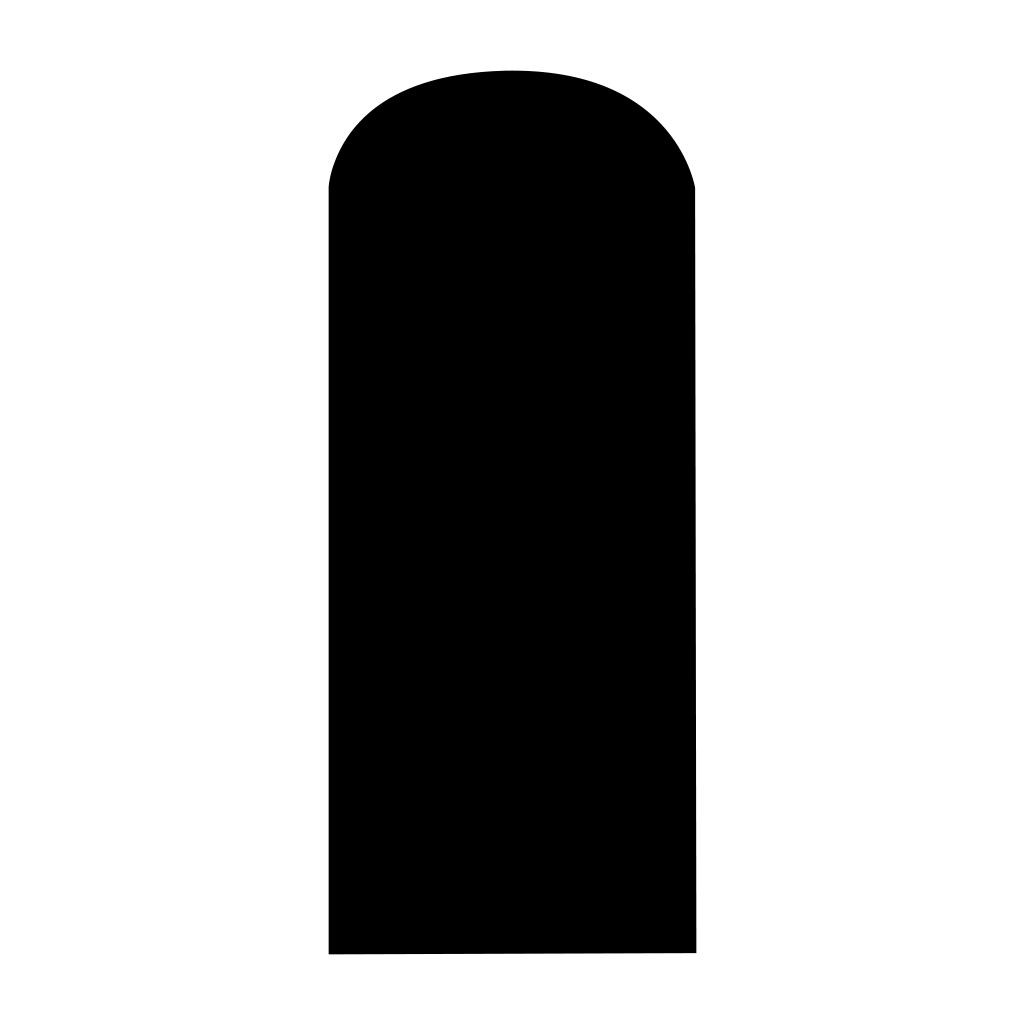
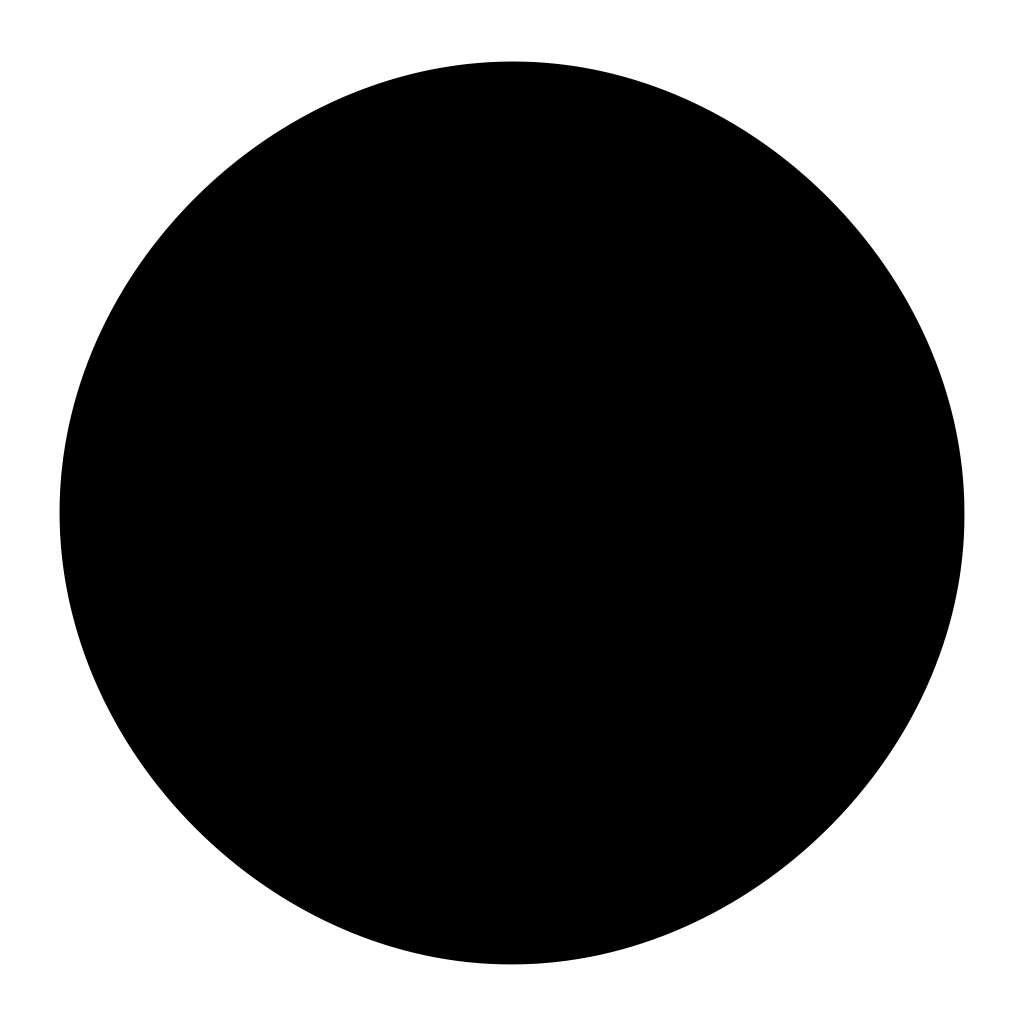
Before/after of a 1024 × 1024 layered artwork. What changed in the layer stack:
added layer "Shape 2" above "Shape 1" over [59, 61, 965, 965]
hid "Shape 1", painted on it over [313, 61, 712, 965]
